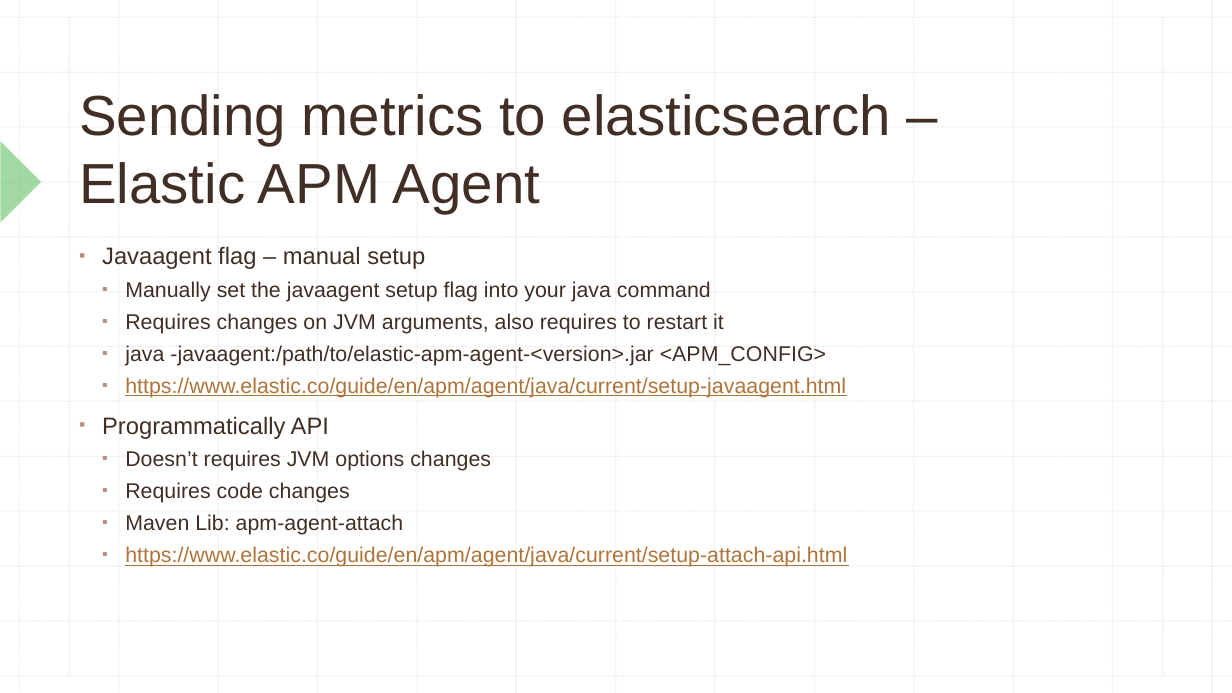
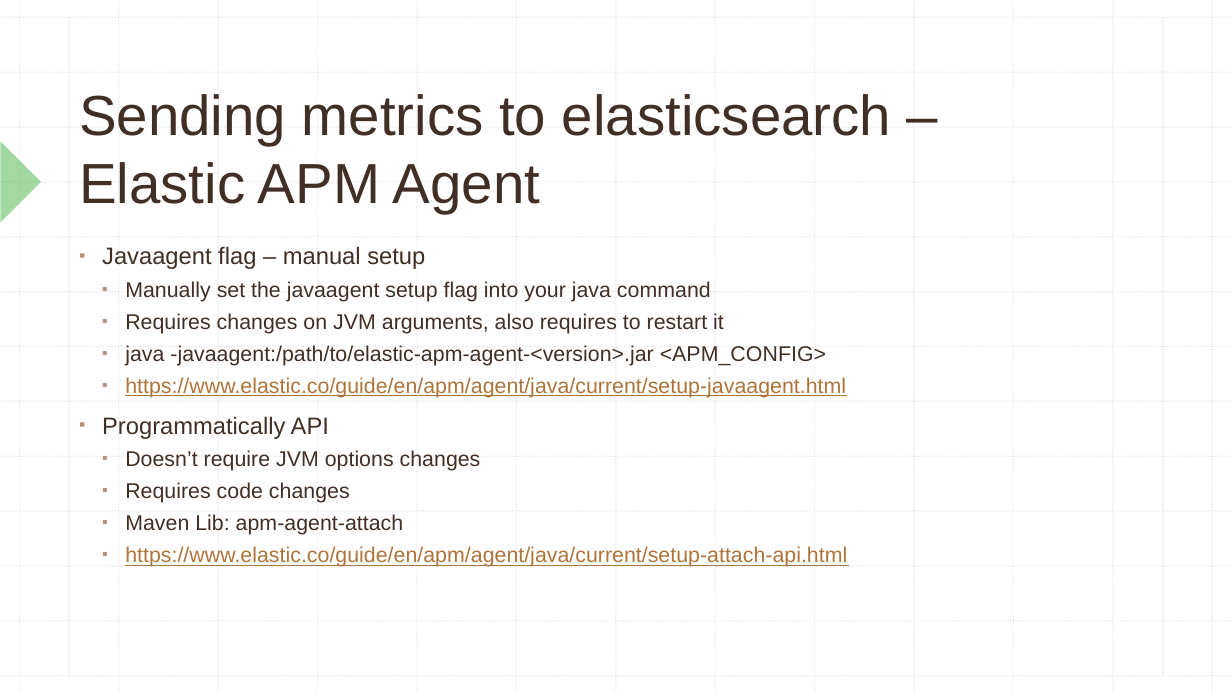
Before and after one commit to viniciustoni/kibana-apm-meetup, a slide deck: slide 5 of Kibana APM.pptx (slide 8 before the commit). Drawn at 1232x693 pixels with LibreOffice and Linux fonts; fonts in the diff are those of the drawing. Boxes give left, top, right and bottom in pixels: in the first picture for what was removed or moved away, otherwise in the second. Text is boxed around its words. In the diff, an @@ line names an element or a change of style, - is before the commit and + after.

```diff
--- a/Kibana APM.pptx
+++ b/Kibana APM.pptx
@@ text at (x1=125, y1=450, x2=481, y2=471): text changed @@
-  ▪ Doesn’t requires JVM options changes
+  ▪ Doesn’t require JVM options changes
```
Also in this commit, not shown: 4 other slides changed, 6 slides removed, 1 other file.
